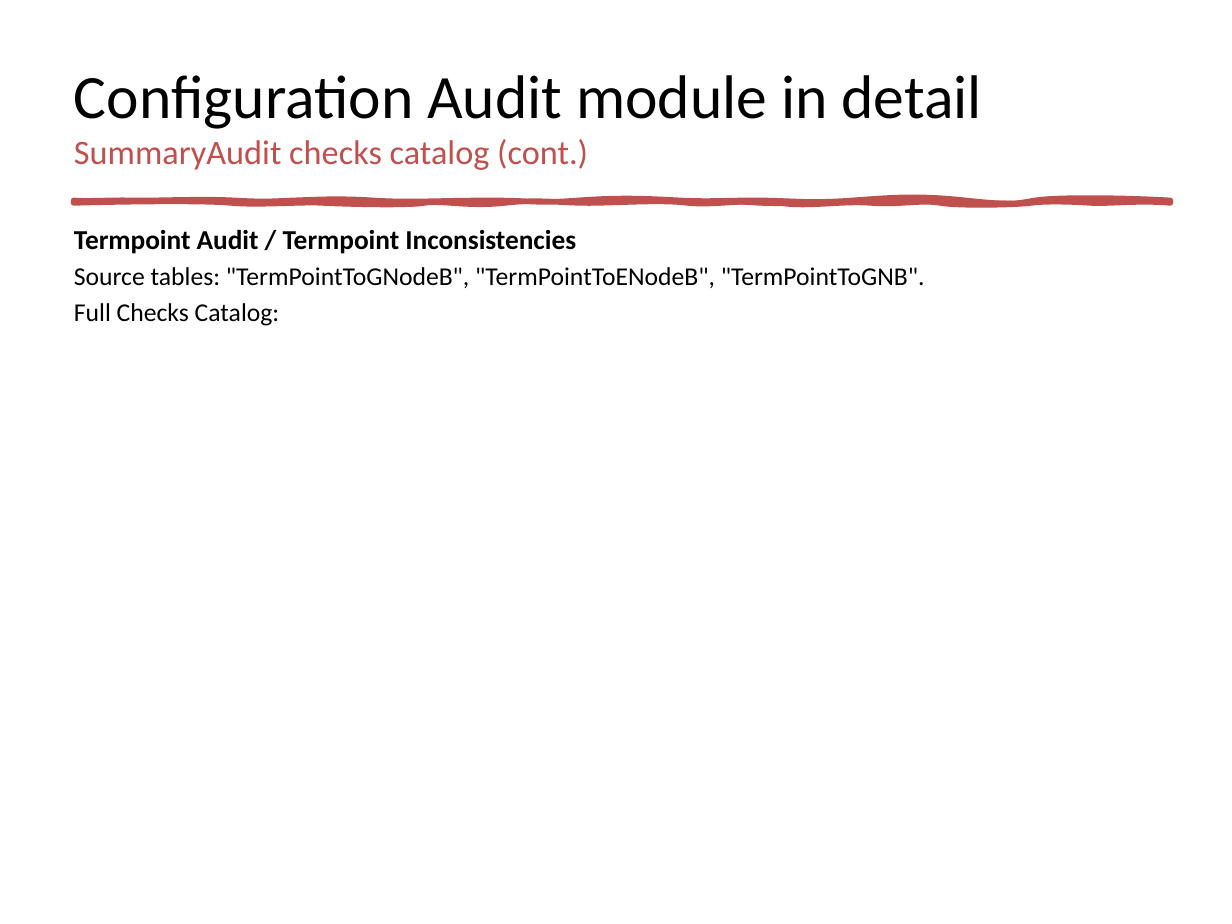
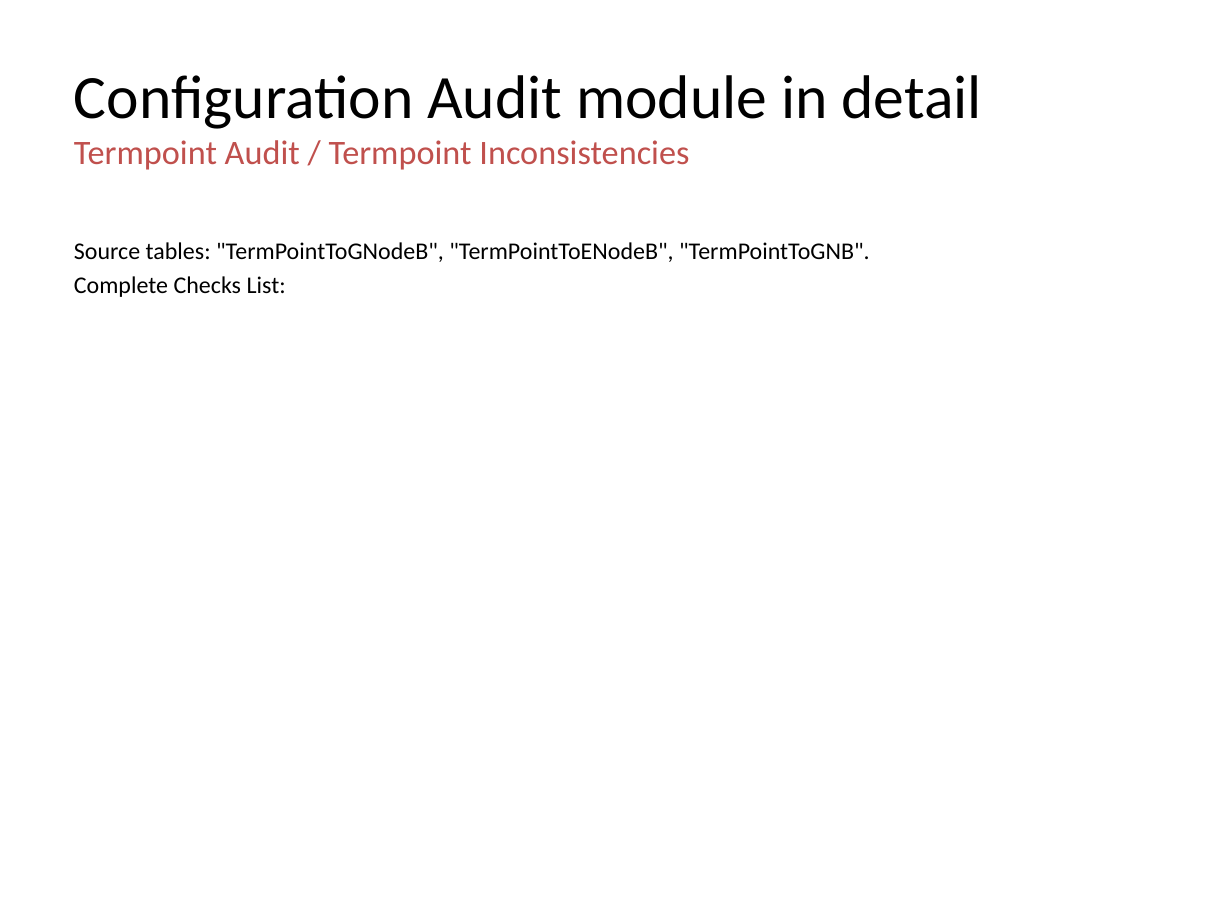
Before and after one commit to jaimetur/SSB_RetuningAutomations, a slide deck: slide 26 of help/User-Guide-SSB-Retuning-Automations-v0.7.4.pptx (slide 24 before the commit). Drawn at 1232x924 pixels with LibreOffice and Linux fonts; fonts in the diff are those of the drawing; background and template pictures are left out. Boxes give left, top, right and bottom in pixels: in the first picture for what was removed or moved away, otherwise in the second. Text is boxed around its words. In the diff, an @@ line names an element or a change of style, - is before the commit and + after.

Commit message:
Updated Technical User Guides to include the Check catalog of SummaryAudit table (with tips)

```diff
--- a/help/User-Guide-SSB-Retuning-Automations-v0.7.4.pptx
+++ b/help/User-Guide-SSB-Retuning-Automations-v0.7.4.pptx
@@ title at (x1=74, y1=140, x2=689, y2=170): text changed @@
-SummaryAudit checks catalog (cont.)
+Termpoint Audit / Termpoint Inconsistencies
@@ freeform shape removed at (x1=74, y1=201, x2=1170, y2=203) @@
@@ text "Source tables: "TermPointToGNodeB", "TermPointToENodeB", "Te ..." moved from (x1=74, y1=229, x2=925, y2=326) to (x1=74, y1=242, x2=870, y2=297) @@
@@ text at (x1=74, y1=229, x2=576, y2=254): paragraph removed @@
-Termpoint Audit / Termpoint Inconsistencies
@@ text at (x1=74, y1=242, x2=870, y2=262): size 15 to 14 pt in "Source tables: "TermPointToGNodeB", "TermPointToENodeB", "Te ..." @@
@@ text at (x1=74, y1=276, x2=286, y2=297): text changed; size 15 to 14 pt @@
-Full Checks Catalog:
+Complete Checks List:
```
Also in this commit, not shown: 46 other slides changed, 5 slides added, 1 slide removed, 6 other files.
